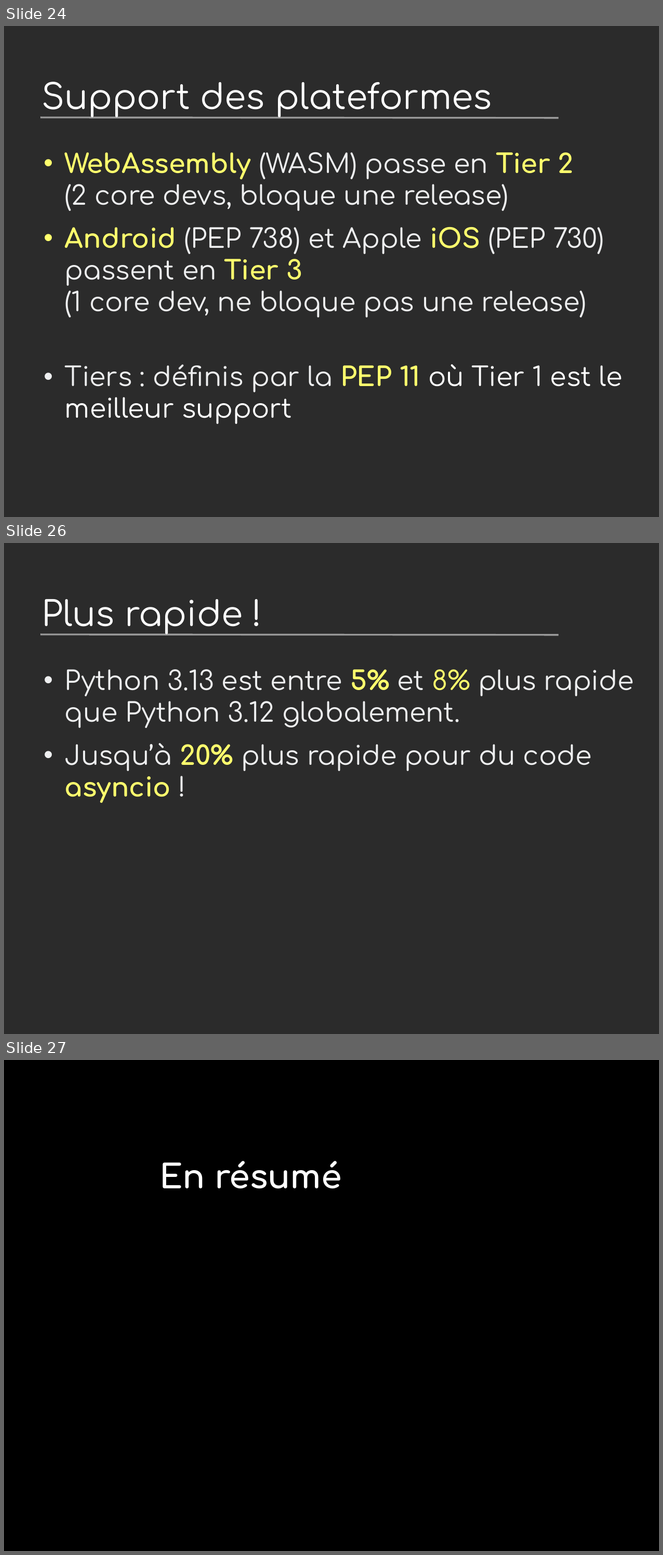
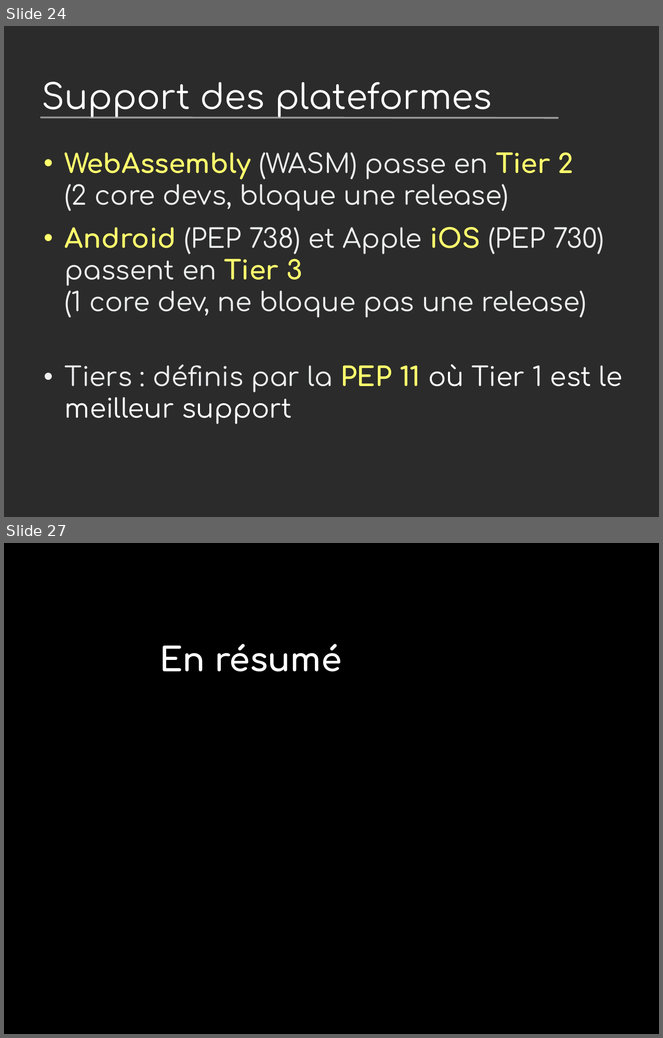
Before and after one commit to vstinner/talks, a slide deck: 2024-PyconFR/nouveautes_python3.13.odp. Shown one above the other, each under a label of ours: slides 24, 26 and 27 before the commit, slides 24 and 27 after it; the slides between them are not shown. The pictures are 663x1555 and 663x1038 pixels, drawn with LibreOffice and Linux fonts; fonts in the diff are those of the drawing; background and template pictures are left out; a plain dark background stands for a picture behind light text. Boxes give left, top, right and bottom in pixels: in the first picture for what was removed or moved away, otherwise in the second. Text is boxed around its words. In the diff, an @@ line names an element or a change of style, - is before the commit and + after.

```diff
--- a/2024-PyconFR/nouveautes_python3.13.odp
+++ b/2024-PyconFR/nouveautes_python3.13.odp
@@ slide 26 removed at (x1=4, y1=543, x2=659, y2=1034), background picture (left out); not listed: 1 template element that a slide beside it also shows @@
@@ title removed at (x1=41, y1=599, x2=243, y2=635) @@
-Plus rapide !
@@ text removed at (x1=65, y1=669, x2=634, y2=803) @@
-• Python 3.13 est entre 5% et 8% plus rapide que Python 3.12 globalement.
-• Jusqu’à 20% plus rapide pour du code asyncio !
```
Also in this commit, not shown: 2 slides changed, 2 slides added, 1 other slide removed.
